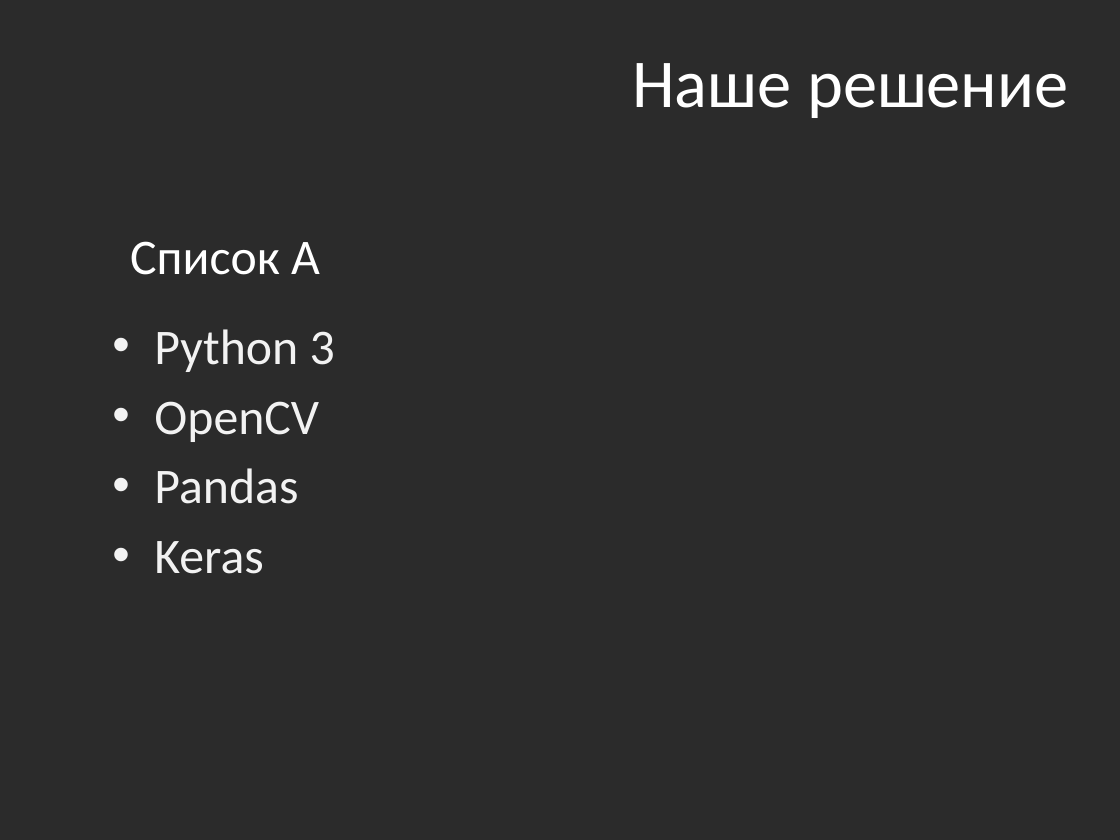
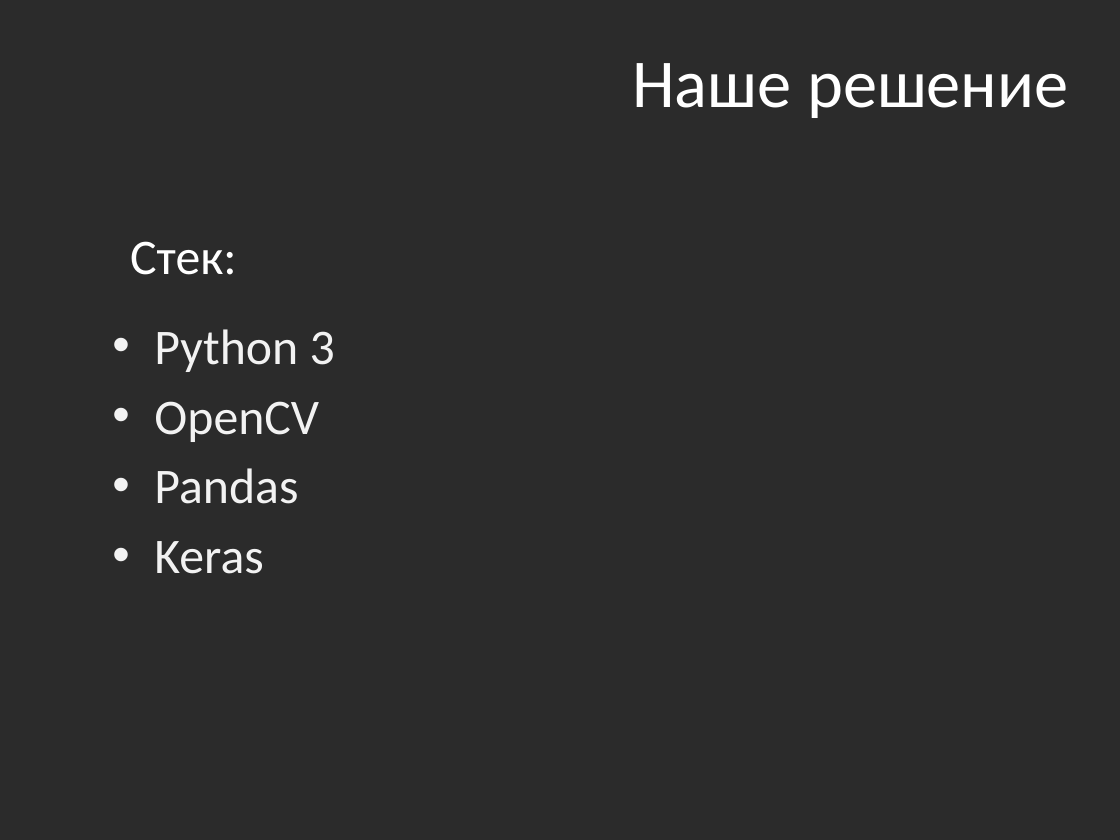
Before and after one commit to MilaMilaMilaMila/Red_scull-ML-Hackaton, a slide deck: slide 4 of hack.pptx. Drawn at 1120x840 pixels with LibreOffice and Linux fonts; fonts in the diff are those of the drawing; background and template pictures are left out; a plain dark background stands for a picture behind light text. Boxes give left, top, right and bottom in pixels: in the first picture for what was removed or moved away, otherwise in the second. Text is boxed around its words. In the diff, an @@ line names an element or a change of style, - is before the commit and + after.

Commit message:
Upd pr

```diff
--- a/hack.pptx
+++ b/hack.pptx
@@ text at bbox=[130, 241, 237, 275]: text changed @@
-Список А
+Стек:
```
Also in this commit, not shown: 1 other slide changed.
